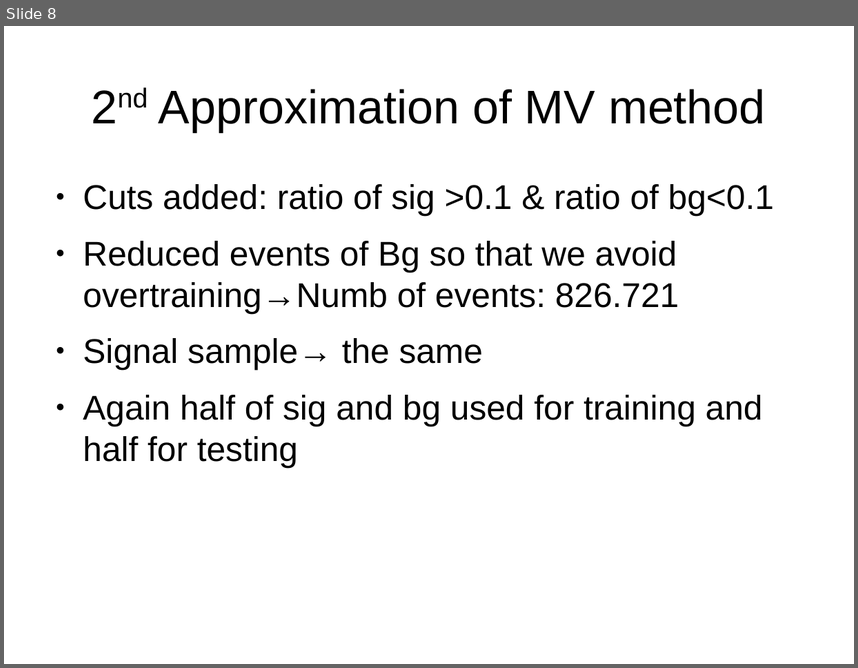
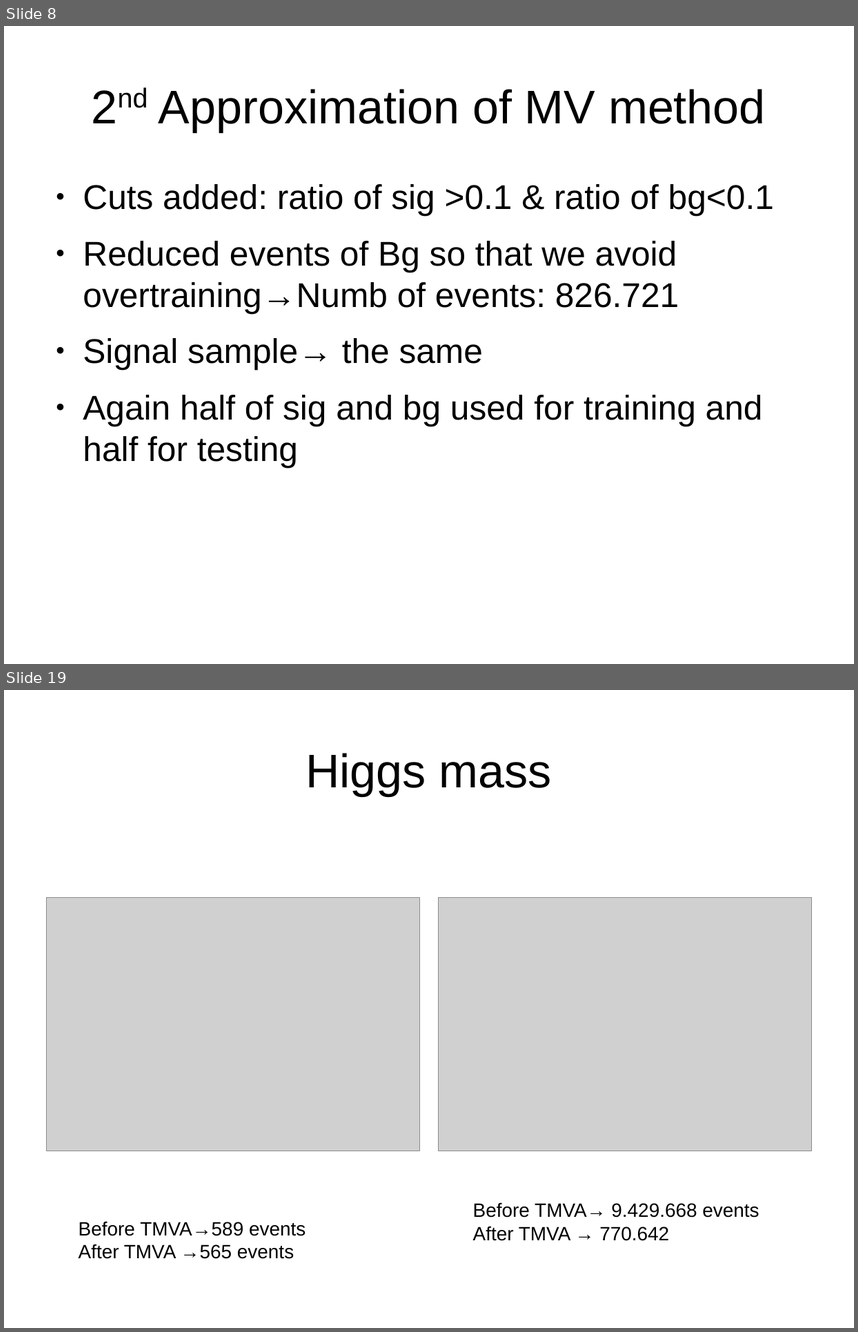
Before and after one commit to geo9119/ttH_analysis, a slide deck: TMVA_investigation.odp. Shown one above the other, each under a label of ours: slide 8 before the commit, slides 8 and 19 after it; the slides between them are not shown. The pictures are 858x668 and 858x1332 pixels, drawn with LibreOffice and Linux fonts; fonts in the diff are those of the drawing; grey boxes stand for pictures. Boxes give left, top, right and bottom in pixels: in the first picture for what was removed or moved away, otherwise in the second. Text is boxed around its words. In the diff, an @@ line names an element or a change of style, - is before the commit and + after.

```diff
--- a/TMVA_investigation.odp
+++ b/TMVA_investigation.odp
@@ slide 19 added at (4, 690, 854, 1328), background #FFFFFF @@
@@ title added at (306, 753, 552, 796), 44 pt, text #000000 @@
+Higgs mass
@@ picture added at (46, 898, 420, 1152) @@
@@ picture added at (438, 898, 812, 1152) @@
@@ text added at (473, 1202, 759, 1241), 18 pt, text #000000 @@
+Before TMVA→ 9.429.668 events
+After TMVA → 770.642
@@ text added at (79, 1221, 306, 1259), 18 pt, text #000000 @@
+Before TMVA→589 events
+After TMVA →565 events
```
Also in this commit, not shown: 1 slide changed, 11 other slides added.
